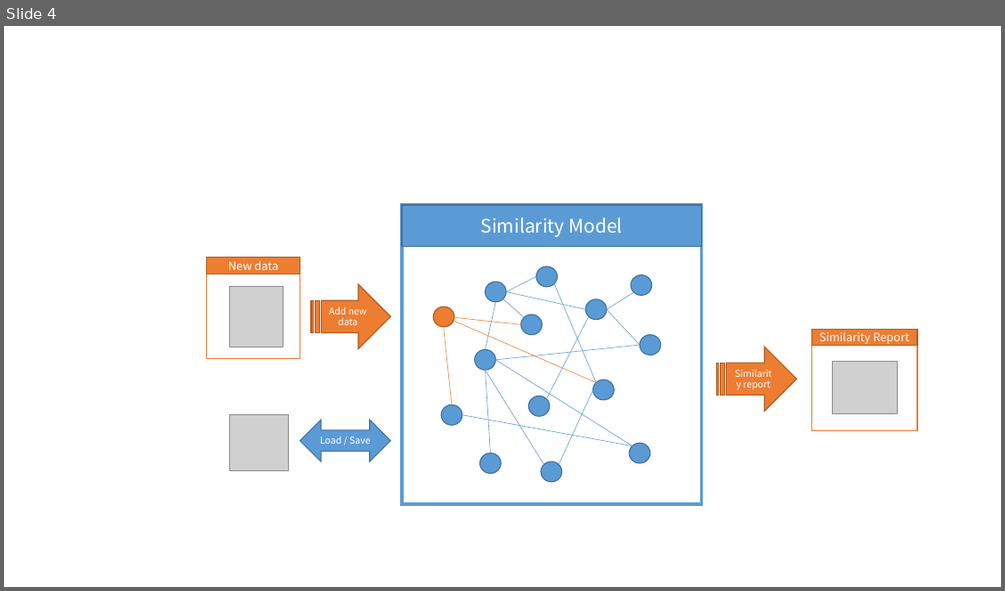
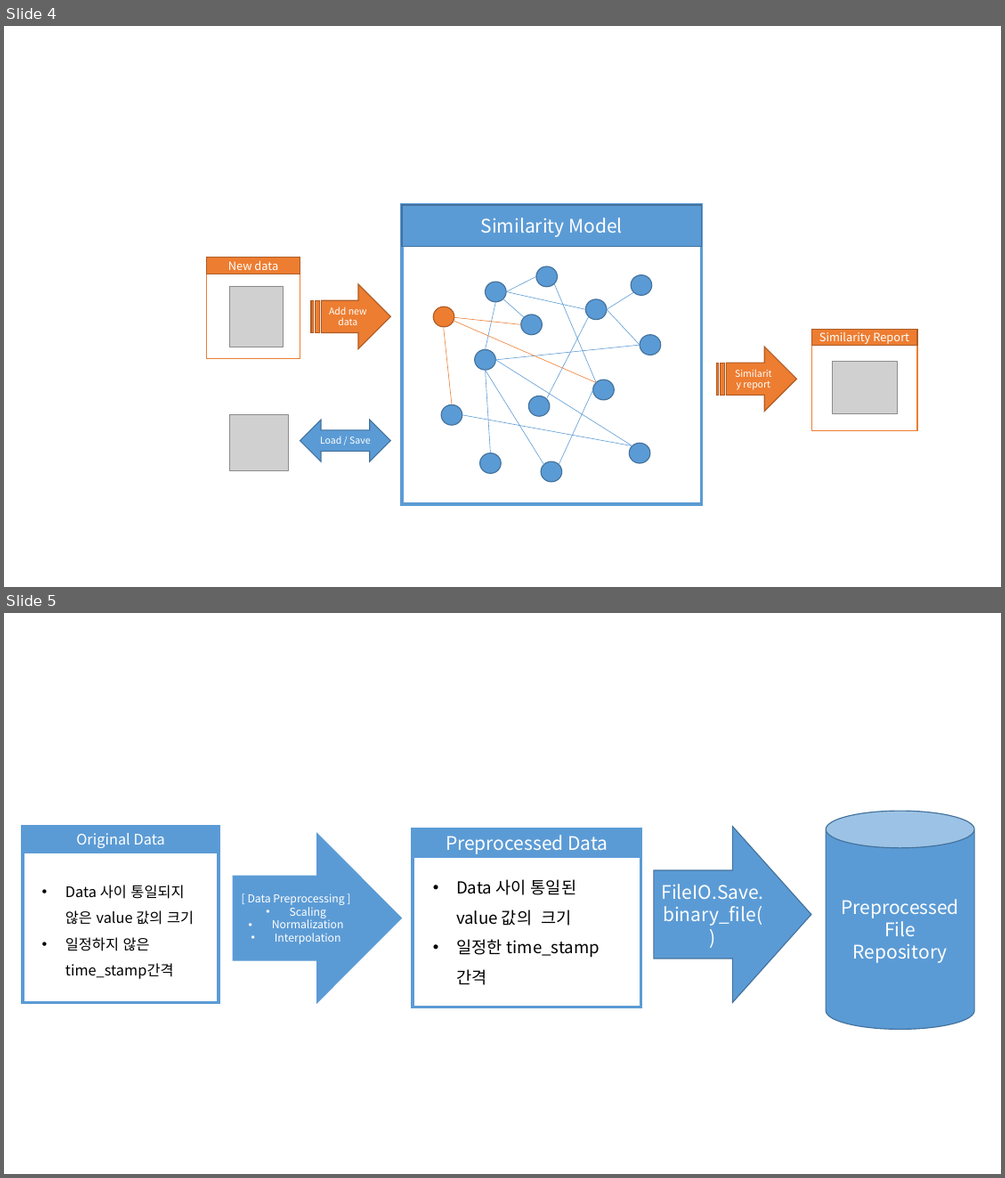
Before and after one commit to jhyun0919/EnergyData, a slide deck: docs/images/프레젠테이션1.pptx. Shown one above the other, each under a label of ours: slide 4 before the commit, slides 4 and 5 after it. The pictures are 1005x591 and 1005x1178 pixels, drawn with LibreOffice and Linux fonts; fonts in the diff are those of the drawing; grey boxes stand for pictures. Boxes give left, top, right and bottom in pixels: in the first picture for what was removed or moved away, otherwise in the second. Text is boxed around its words. In the diff, an @@ line names an element or a change of style, - is before the commit and + after.

```diff
--- a/docs/images/프레젠테이션1.pptx
+++ b/docs/images/프레젠테이션1.pptx
@@ slide 5 added at <box>4,613,1001,1174</box>, background #FFFFFF @@
@@ rectangle added at <box>23,826,218,1003</box>, fill #FFFFFF, outline #5B9BD5 3 pt @@
@@ rectangle added at <box>23,826,218,852</box>, fill #5B9BD5, outline #5B9BD5 1 pt, 14 pt, text #FFFFFF @@
+Original Data
@@ right arrow added at <box>654,826,811,1003</box>, fill #5B9BD5, outline #43739E 1 pt, 18 pt, text #FFFFFF @@
+FileIO.Save.binary_file( )
@@ cylinder added at <box>825,811,975,1029</box>, fill #5B9BD5, outline #43739E 1 pt, 18 pt, text #FFFFFF @@
+Preprocessed
+File
+Repository
@@ right arrow added at <box>233,834,401,1003</box>, fill #5B9BD5, outline #5B9BD5 1 pt, 10.5 pt, text #FFFFFF @@
+[ Data Preprocessing ]
+• Scaling
+• Normalization
+• Interpolation
@@ rectangle added at <box>413,829,641,1007</box>, fill #FFFFFF, outline #5B9BD5 3 pt @@
@@ rectangle added at <box>413,829,641,858</box>, fill #5B9BD5, outline #5B9BD5 1 pt, 18 pt, text #FFFFFF @@
+Preprocessed Data
@@ text added at <box>456,879,599,985</box>, 16 pt, text #000000 @@
+• Data 사이 통일된 value 값의 크기
+• 일정한 time_stamp 간격
@@ text added at <box>65,884,194,951</box>, 14 pt, text #000000 @@
+• Data 사이 통일되지 않은 value 값의 크기
+• 일정하지 않은 time_stamp간격
```
Also in this commit, not shown: 1 slide removed, 1 other file.
